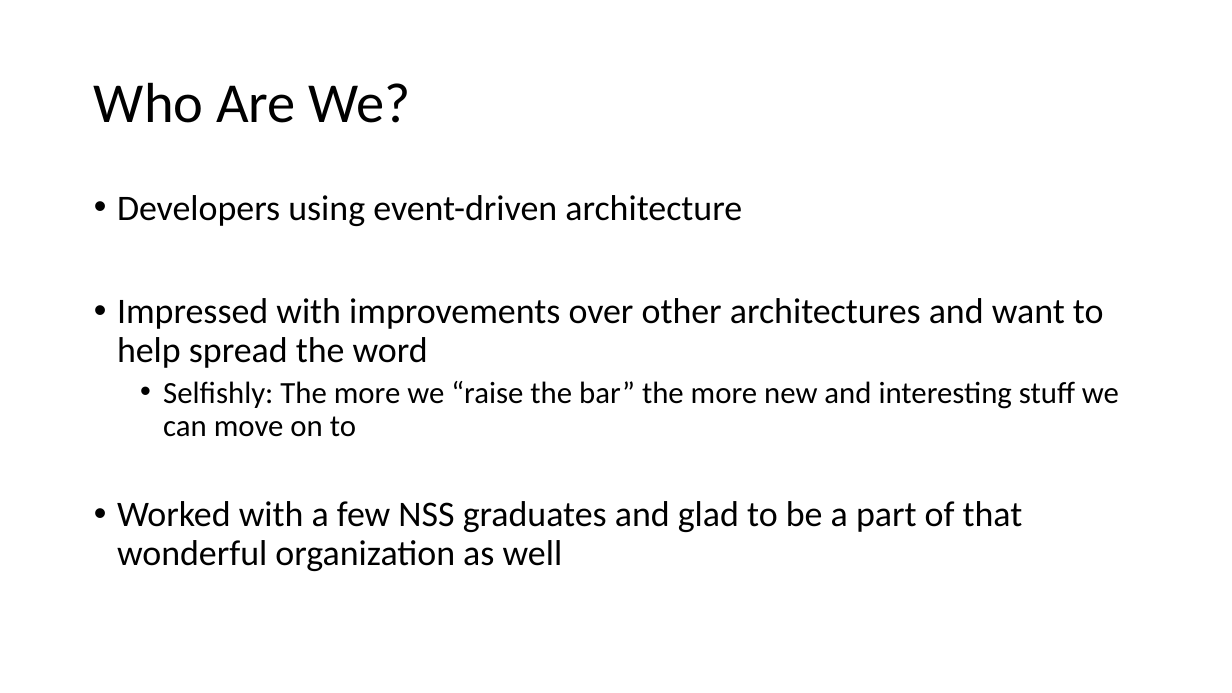
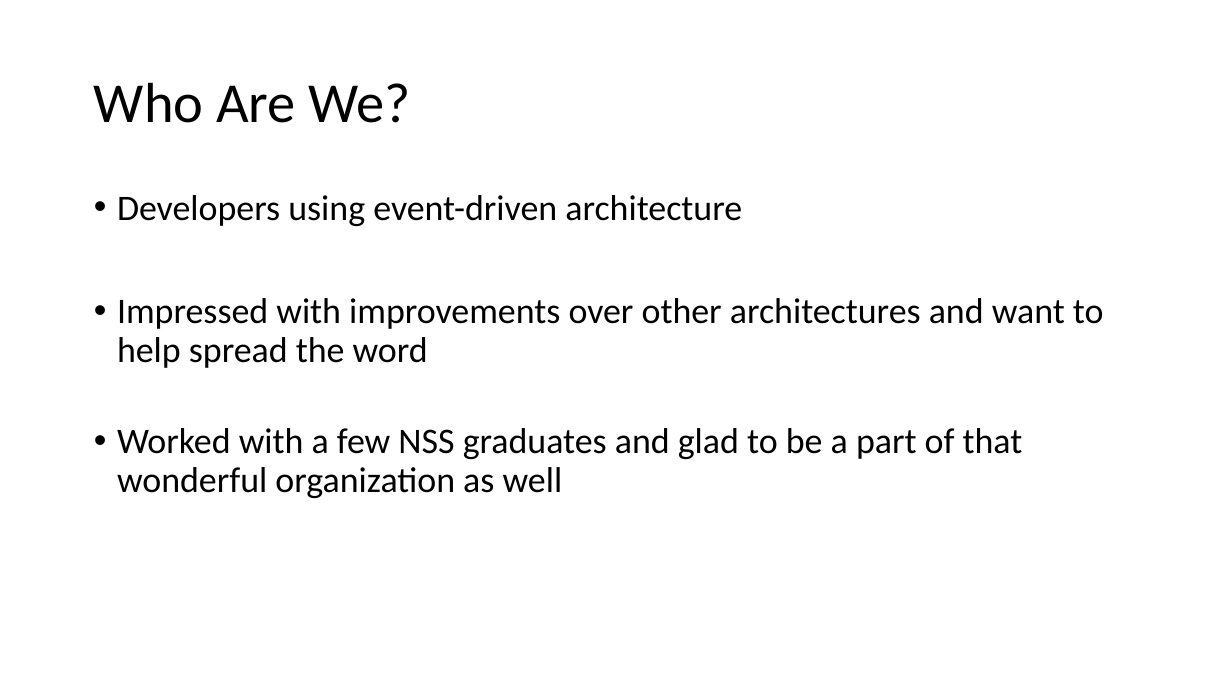
Before and after one commit to scottctr/EdaWorkshop, a slide deck: slide 4 of BusinessLogic/Docs/EdaWorkshop_Intro.pptx. Drawn at 1232x693 pixels with LibreOffice and Linux fonts; fonts in the diff are those of the drawing. Boxes give left, top, right and bottom in pixels: in the first picture for what was removed or moved away, otherwise in the second. Text is boxed around its words. In the diff, an @@ line names an element or a change of style, - is before the commit and + after.

```diff
--- a/BusinessLogic/Docs/EdaWorkshop_Intro.pptx
+++ b/BusinessLogic/Docs/EdaWorkshop_Intro.pptx
@@ text at (163,381,1119,437): paragraph removed @@
-  • Selfishly: The more we “raise the bar” the more new and interesting stuff we can move on to
```
Also in this commit, not shown: 6 other slides changed, 15 slides added, 2 slides removed, 1 other file.
